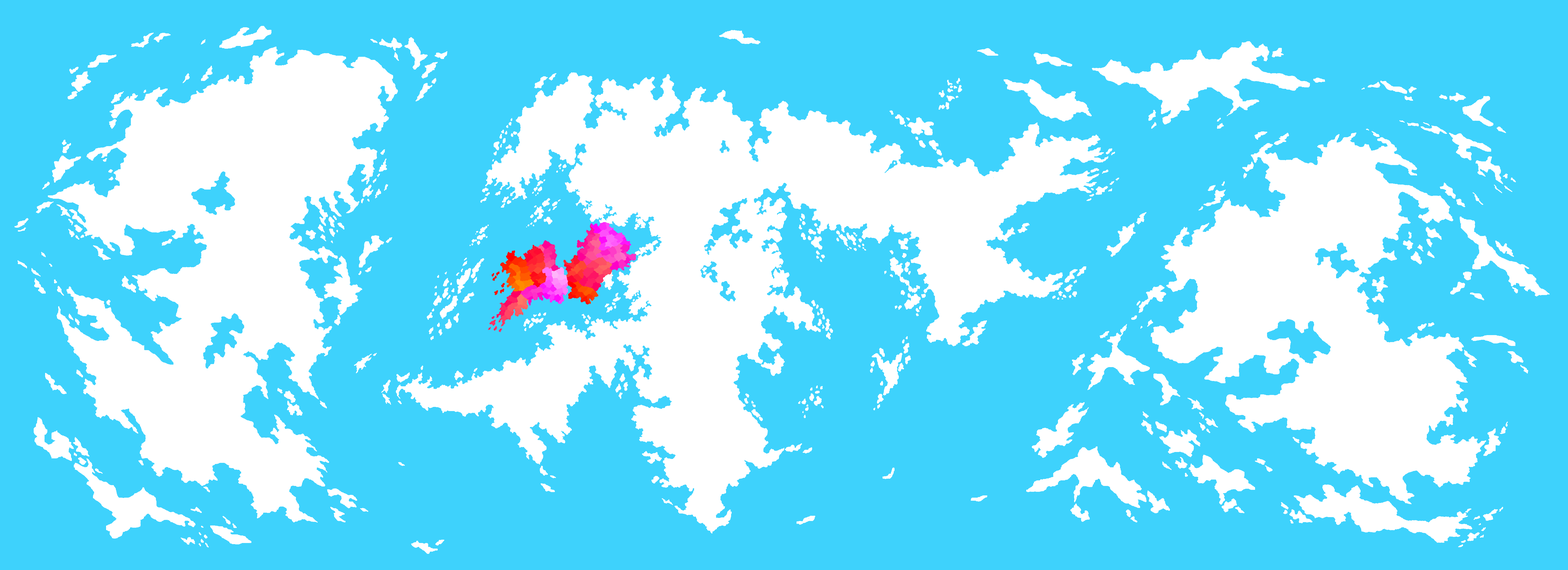
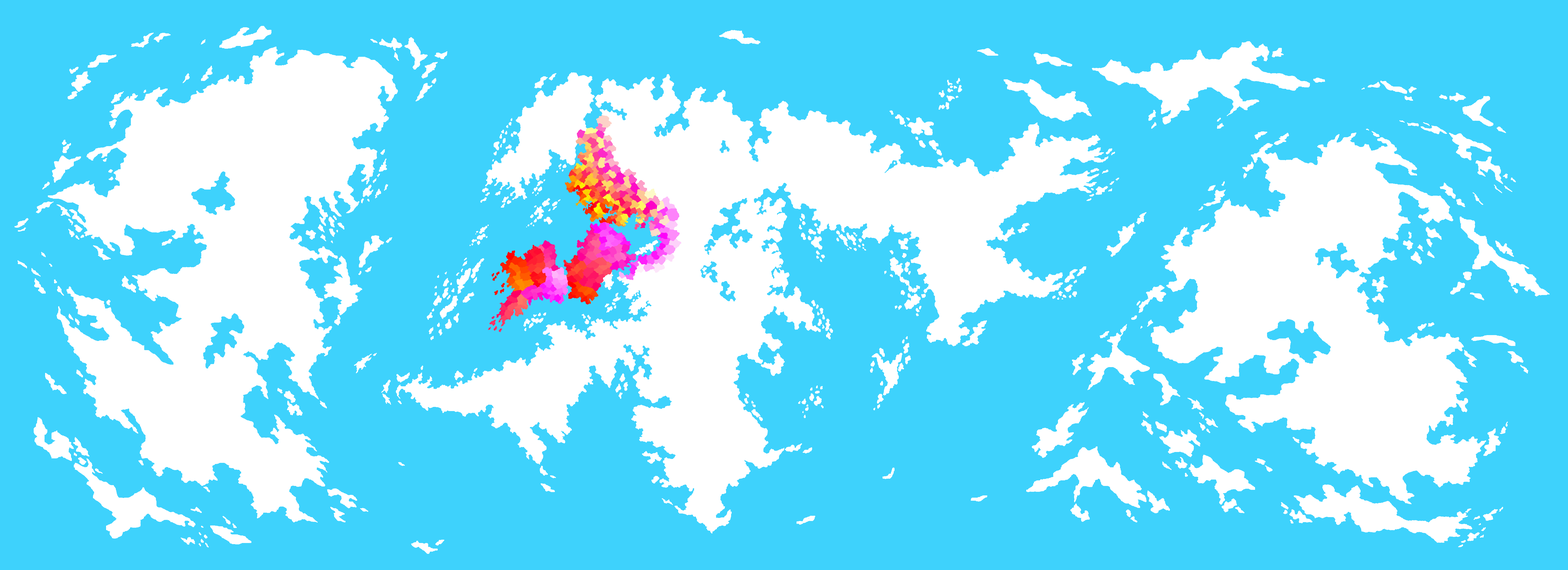
Layer changes from the first 1568px x 570px image to the second:
painted on "provinces.bmp" over [507, 114, 682, 292]
